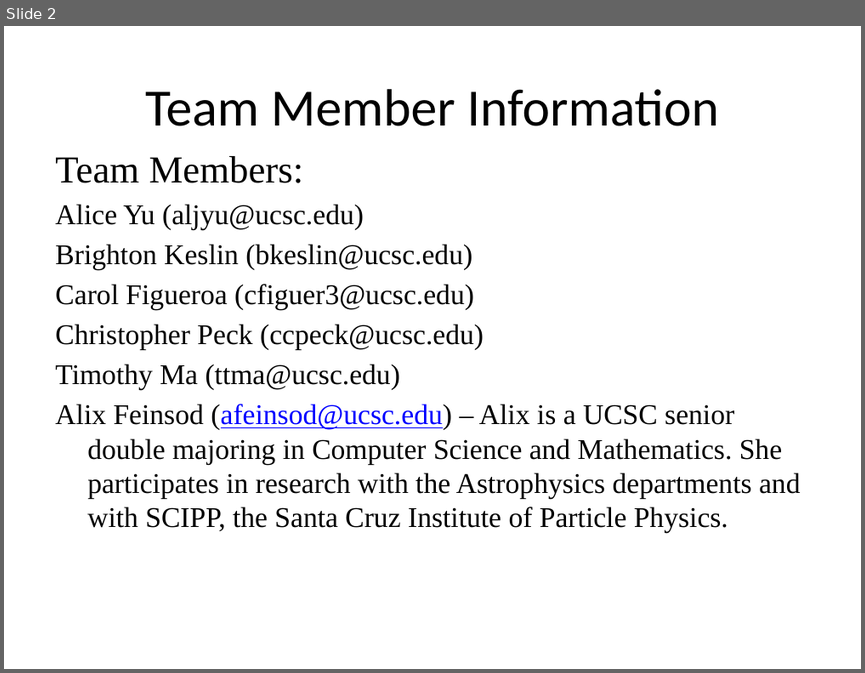
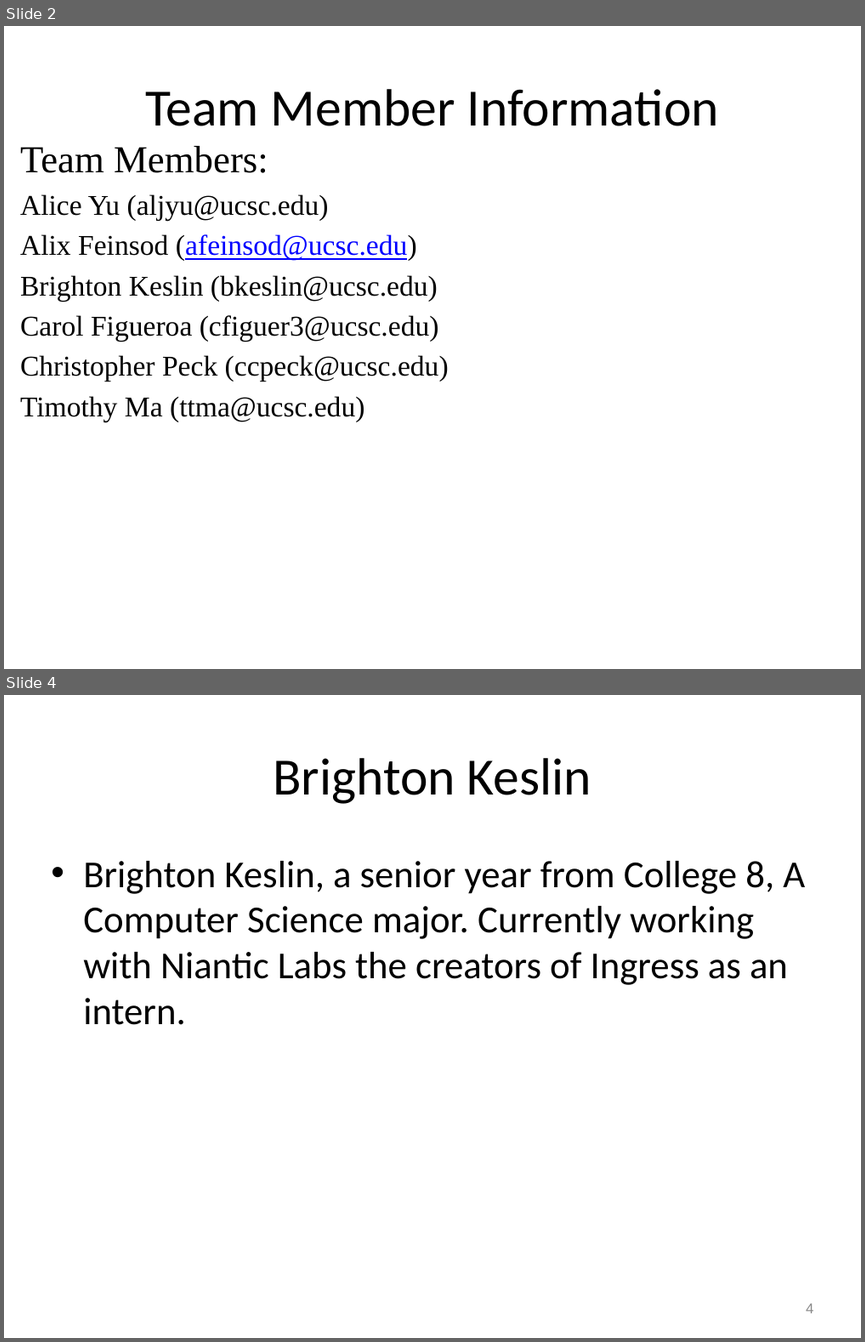
Before and after one commit to aljyu/CMPS-115, a slide deck: DRAFT-InitialPresentation.pptx. Shown one above the other, each under a label of ours: slide 2 before the commit, slides 2 and 4 after it; the slides between them are not shown. The pictures are 865x673 and 865x1342 pixels, drawn with LibreOffice and Linux fonts; fonts in the diff are those of the drawing. Boxes give left, top, right and bottom in pixels: in the first picture for what was removed or moved away, otherwise in the second. Text is boxed around its words. In the diff, an @@ line names an element or a change of style, - is before the commit and + after.

```diff
--- a/DRAFT-InitialPresentation.pptx
+++ b/DRAFT-InitialPresentation.pptx
@@ slide 4 added at [4, 695, 861, 1338], background #FFFFFF @@
@@ title added at [273, 758, 591, 804], 44 pt, text #000000 @@
+  Brighton Keslin
@@ text added at [83, 861, 805, 1025], 32 pt, text #000000 @@
+• Brighton Keslin, a senior year from College 8, A Computer Science major. Currently working with Niantic Labs the creators of Ingress as an intern.
@@ page number added at [806, 1303, 813, 1313], 12 pt, text #888888 @@
+4
@@ slide 2 changed as well @@
@@ text "Team Members:": place and size @@
-text "Team Members:" at [55, 156, 800, 533]
+text "Team Members:" at [20, 146, 449, 421]
@@ text at [20, 234, 417, 261]: paragraph added @@
+Alix Feinsod (afeinsod@ucsc.edu)
@@ text at [55, 403, 800, 533]: paragraph removed @@
-Alix Feinsod (afeinsod@ucsc.edu) – Alix is a UCSC senior double majoring in Computer Science and Mathematics. She participates in research with the Astrophysics departments and with SCIPP, the Santa Cruz Institute of Particle Physics.
```
Also in this commit, not shown: 1 other slide changed, 2 other slides added.
